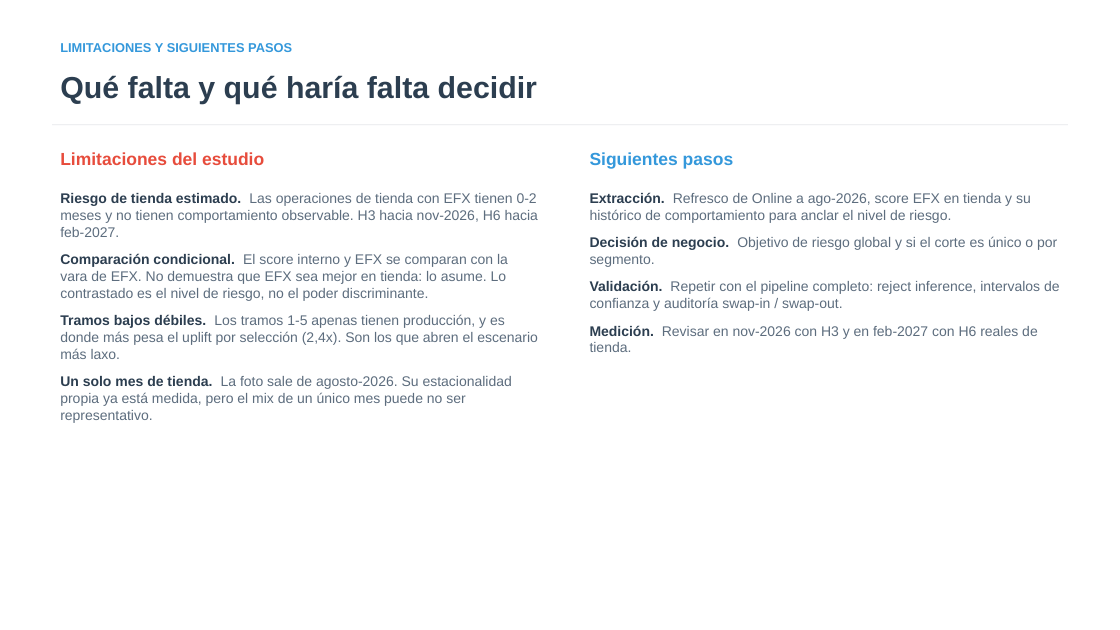
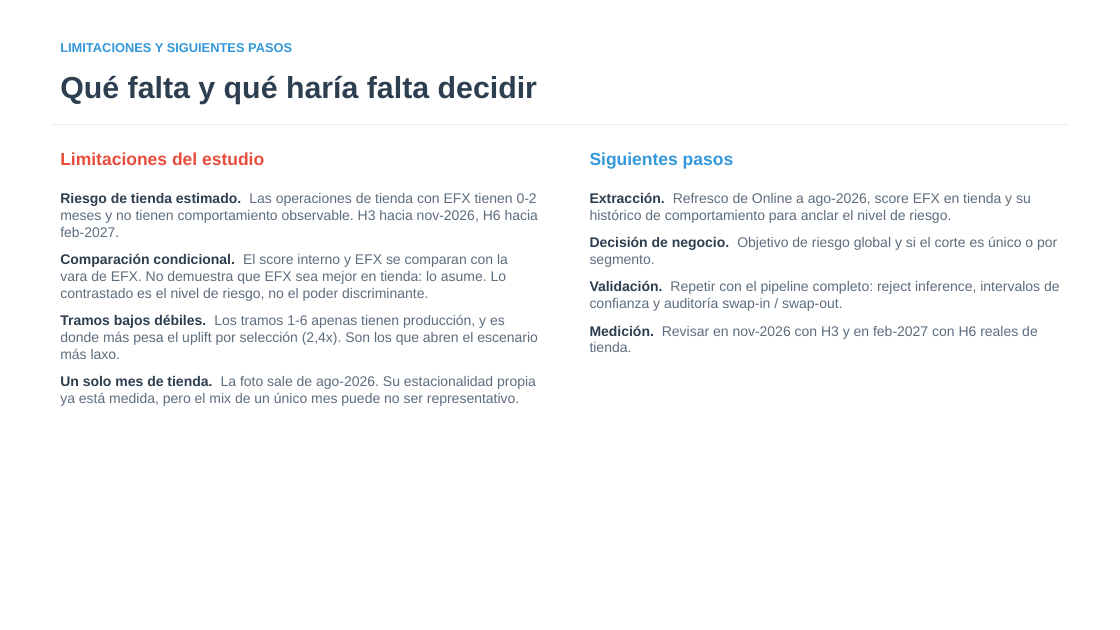
Before and after one commit to iocariz/scoring_tools, a slide deck: slide 13 of output/apple_deck/Estudio_Apple_EFX.pptx. Drawn at 1120x630 pixels with LibreOffice and Linux fonts; fonts in the diff are those of the drawing. Boxes give left, top, right and bottom in pixels: in the first picture for what was removed or moved away, otherwise in the second. Text is boxed around its words. In the diff, an @@ line names an element or a change of style, - is before the commit and + after.

```diff
--- a/output/apple_deck/Estudio_Apple_EFX.pptx
+++ b/output/apple_deck/Estudio_Apple_EFX.pptx
@@ text at <box>60,314,538,406</box>: text changed @@
-Tramos bajos débiles. Los tramos 1-5 apenas tienen producción, y es donde más pesa el uplift por selección (2,4x). Son los que abren el escenario más laxo.
-Un solo mes de tienda. La foto sale de agosto-2026. Su estacionalidad propia ya está medida, pero el mix de un único mes puede no ser representativo.
+Tramos bajos débiles. Los tramos 1-6 apenas tienen producción, y es donde más pesa el uplift por selección (2,4x). Son los que abren el escenario más laxo.
+Un solo mes de tienda. La foto sale de ago-2026. Su estacionalidad propia ya está medida, pero el mix de un único mes puede no ser representativo.
```
Also in this commit, not shown: 5 other slides changed, 7 other files.
